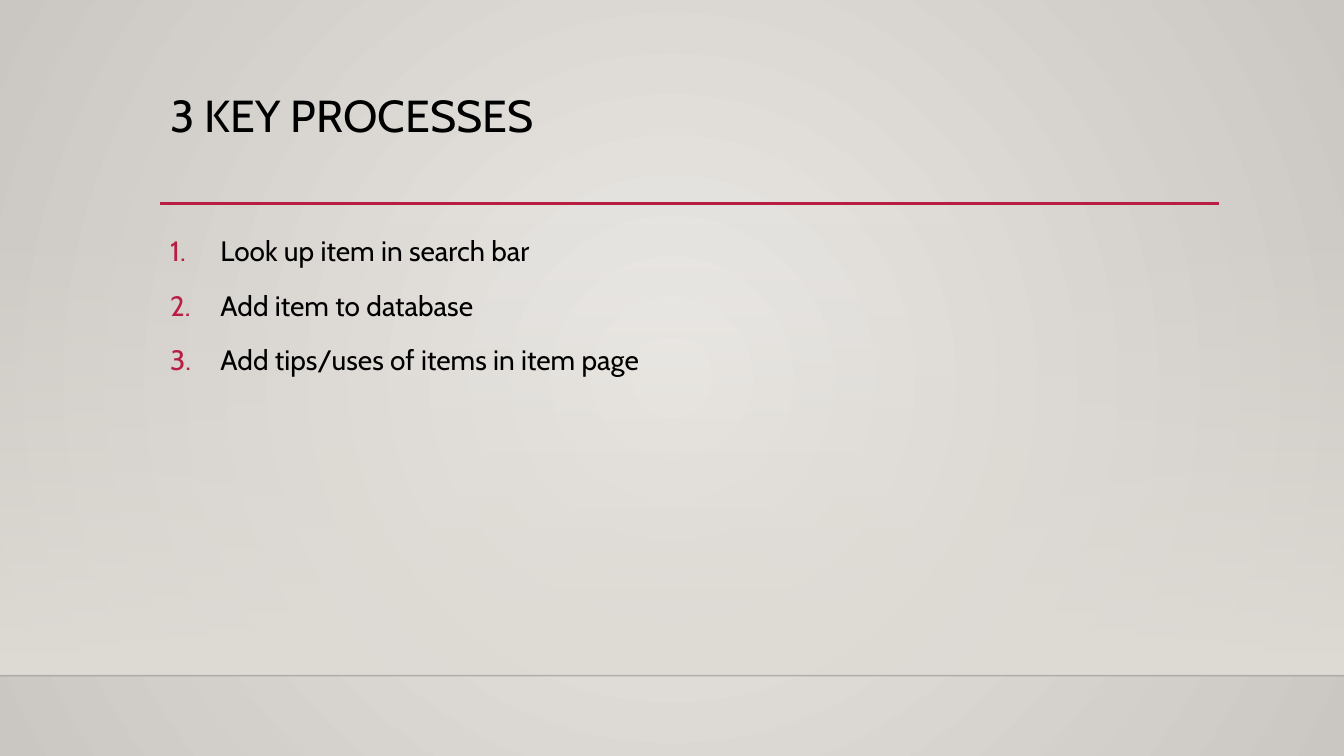
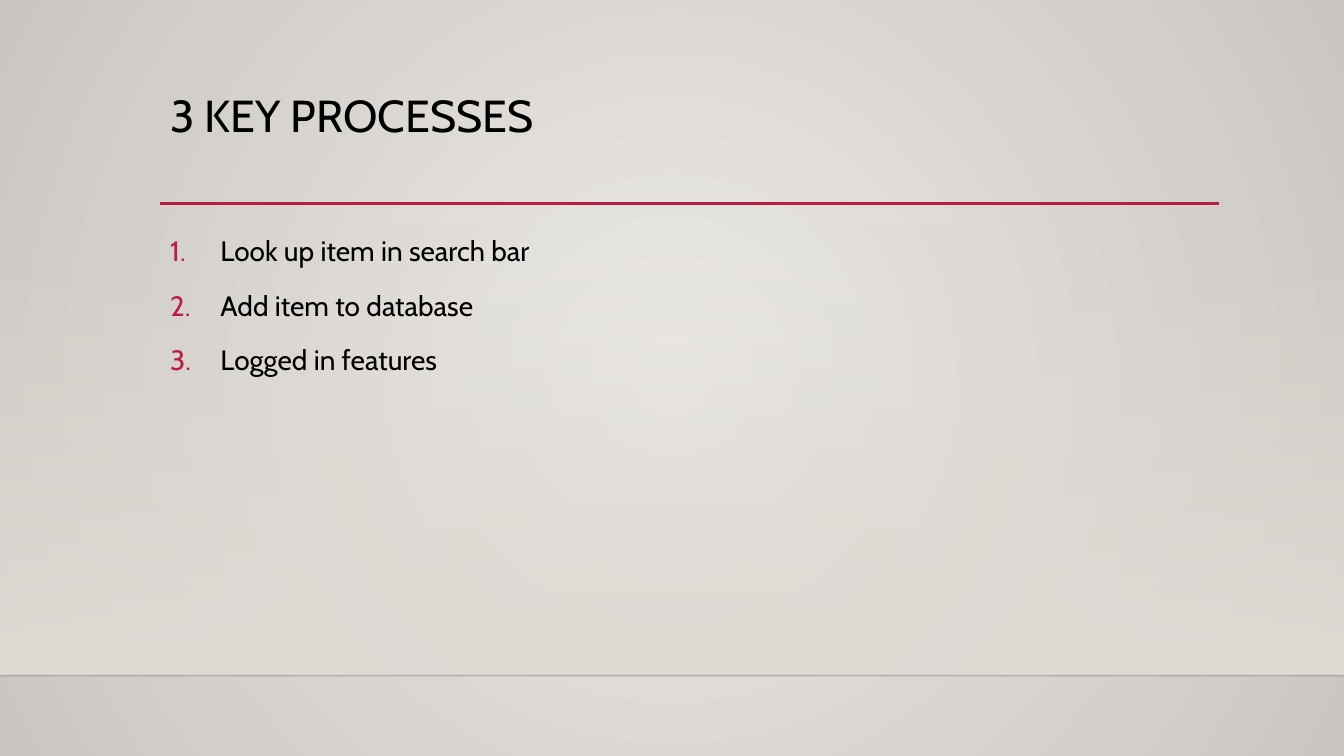
Before and after one commit to riceball1/coursera, a slide deck: slide 4 of capstone/tech-demo.pptx. Drawn at 1344x756 pixels with LibreOffice and Linux fonts; fonts in the diff are those of the drawing; background and template pictures are left out. Boxes give left, top, right and bottom in pixels: in the first picture for what was removed or moved away, otherwise in the second. Text is boxed around its words. In the diff, an @@ line names an element or a change of style, - is before the commit and + after.

```diff
--- a/capstone/tech-demo.pptx
+++ b/capstone/tech-demo.pptx
@@ text at [220,349,437,377]: text changed @@
-3. Add tips/uses of items in item page
+3. Logged in features
```
Also in this commit, not shown: 8 other files.
